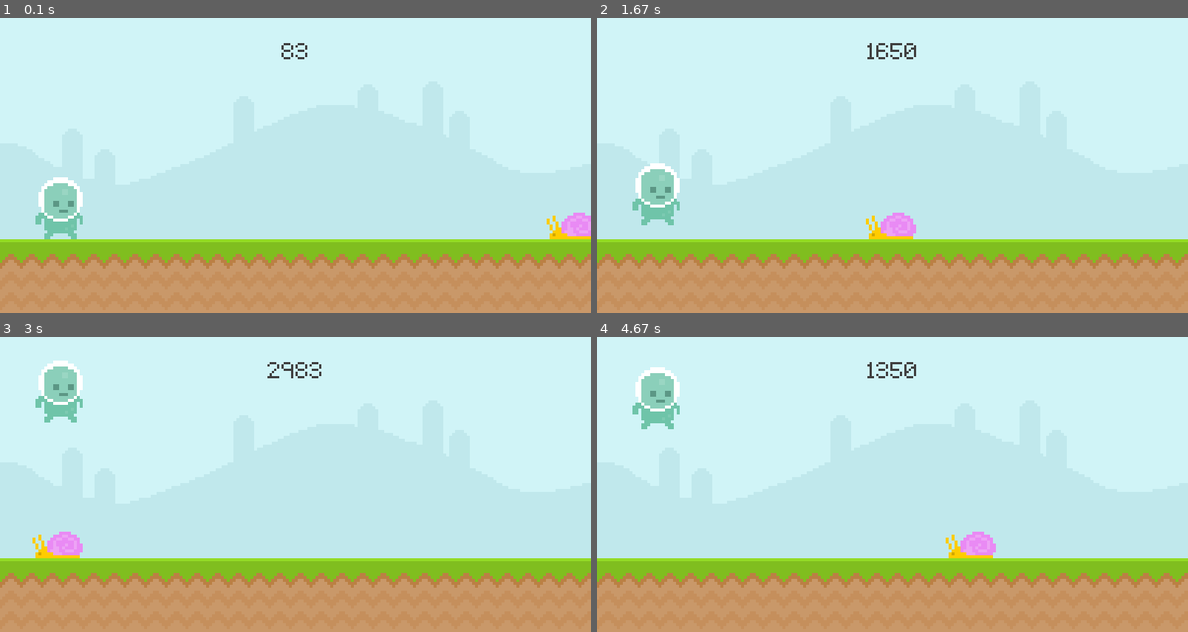
Above: before the commit, frames 1-4 (two rows, left to right).
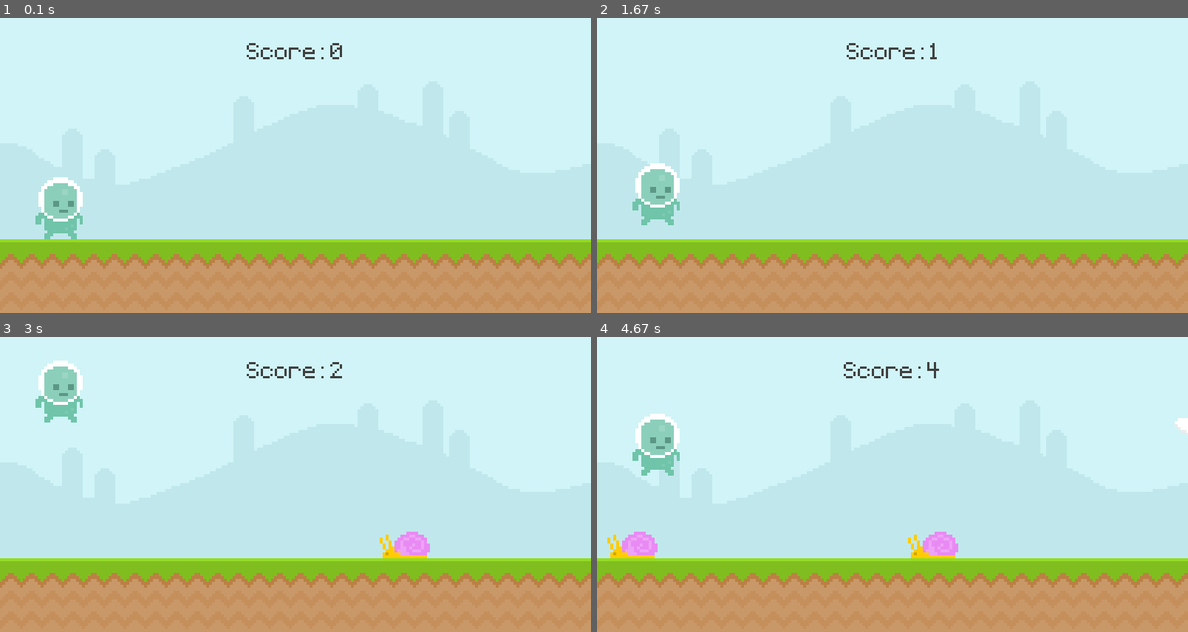
Above: after the commit, the same moments.

Repository: PierreTanZY/Pygame-testing
Game: pygame game, started from test1.py
Same seed, same stepped clock (60 frames per second), same inputs: the game is played once before the commit and once after it.
Inputs (mouse positions are in pixels of both pictures, inside the frame that each line leads up to):
- Up to frame 1 (0.1 s): no input
- Up to frame 2 (1.67 s): tap Space at 0.33, 0.73, 1.03, 1.57 s
- Up to frame 3 (3 s): tap Space at 1.87 s; click (59, 525) at 2.62 s
- Up to frame 4 (4.67 s): tap Space at 3.3, 3.6, 4.13, 4.43 s

The runs differ from the first frame. In frame 1, 0.8% of the frame differs, in the area x 41-100%, y 8-75%; in frame 2, 0.9%; in frame 3, 1.4%; in frame 4, 4.3%, in the area x 1-100%, y 8-75%.

Commit message:
updated test1.py

Diff:
--- a/test1.py
+++ b/test1.py
@@ -1,12 +1,42 @@
 # following youtube tutorial, 'https://www.youtube.com/watch?v=AY9MnQ4x3zk'
 from sys import exit
 import pygame
+from random import randint
 
+# function to calculate/show score
 def display_score():
-    current_time = pygame.time.get_ticks() - start_time
-    score_surface = score_font.render(str(current_time), False, (64, 64, 64)).convert()
+    current_time = int((pygame.time.get_ticks() - start_time) / 1000)
+    score_surface = pixel_font.render(f'Score: {current_time}', False, (64, 64, 64)).convert()
     score_rect = score_surface.get_rect(center = (400, 50))
     screen.blit(score_surface, score_rect)
+    return current_time
+
+# function to move obstacles
+def obstacle_movement(obstacle_rect_list):
+    if obstacle_rect_list:
+        for obstacle_rect in obstacle_rect_list:
+            if obstacle_rect.x < -100:
+                obstacle_rect_list.remove(obstacle_rect)
+            else:
+                obstacle_rect.x -= 5
+
+            if obstacle_rect.bottom == 300:
+                screen.blit(snail_surface, obstacle_rect)
+            elif obstacle_rect.bottom == 150:
+                screen.blit(fly_surface, obstacle_rect)
+        return obstacle_rect_list
+    else:
+        return[]
+
+def collisions(player, obstacles):
+    if obstacles:
+        for obstacles_rect in obstacles:
+            if player.colliderect(obstacles_rect):
+                return False
+        return True
+    else:
+        return True
+
 
 pygame.init()
 screen = pygame.display.set_mode((800, 400))
@@ -18,19 +48,34 @@
 player_isOnGround = False
 game_active = True
 start_time = 0
+highScore = 0
+currentScore = 0
+obstacle_rect_list = []
 
 # initialise font
-score_font = pygame.font.Font(('font/Pixeltype.ttf'), 50)
+pixel_font = pygame.font.Font(('font/Pixeltype.ttf'), 50)
 
 # initialise surfaces
 sky_surface = pygame.image.load('graphics/Sky.png').convert()
 ground_surface = pygame.image.load('graphics/ground.png').convert()
 snail_surface = pygame.image.load('graphics/snail/snail1.png').convert_alpha()
+fly_surface = pygame.image.load('graphics/fly/fly1.png').convert_alpha()
 player_surface = pygame.image.load('graphics/player/player_walk_1.png').convert_alpha()
+playerStand_surface = pygame.image.load('graphics/player/player_stand.png').convert_alpha()
+playerStand_surface = pygame.transform.scale_by(playerStand_surface, 2)
+gameName_surface = pixel_font.render('Pixel Runner', False, (111, 196, 169)).convert()
+gameName_surface = pygame.transform.scale_by(gameName_surface, 2)
+gameMessage_surface = pixel_font.render('Press [spacebar] to run', False, (111, 196, 169))
 
 # initialise rectangles
-snail_rect = snail_surface.get_rect(midbottom = (800, 300))
 player_rect = player_surface.get_rect(midbottom = (80, 300))
+playerStand_rect = playerStand_surface.get_rect(center = (400,200))
+gameName_rect = gameName_surface.get_rect(center = (400, 80))
+gameMessage_rect = gameMessage_surface.get_rect(center = (400, 350))
+
+# Timer
+obstacleSpawn_timer = pygame.USEREVENT + 1
+pygame.time.set_timer(obstacleSpawn_timer, 1400)
 
 while True:
     # calls all events in the game and runs through it one by one
@@ -54,12 +99,18 @@
                     if player_isOnGround:
                         player_gravity = -20
 
+            # spawn, move and delete obstacles
+            if event.type == obstacleSpawn_timer:
+                if randint(0,2):
+                    obstacle_rect_list.append(snail_surface.get_rect(midbottom = (randint(900,1100), 300)))
+                else:
+                    obstacle_rect_list.append(fly_surface.get_rect(midbottom = (randint(900,1100), 150)))
+
         # player is dead
         else:
             # restart game
             if event.type == pygame.KEYDOWN:
                 if event.key == pygame.K_SPACE:
-                    snail_rect.x = 800
                     game_active = True
                     start_time = pygame.time.get_ticks()
 
@@ -68,14 +119,9 @@
         # display surfaces
         screen.blit(sky_surface, (0,0))
         screen.blit(ground_surface, (0,300))
-        display_score()
-
-        # snail movement
-        if (snail_rect.x < -100):
-            snail_rect.x = 800
-        else:
-            snail_rect.left -= 4
-        screen.blit(snail_surface, snail_rect)
+        currentScore = display_score()
+        if currentScore > highScore:
+            highScore = currentScore
 
         # player
         player_gravity += 1
@@ -86,13 +132,33 @@
             player_isOnGround = True
         screen.blit(player_surface, player_rect)
 
+        # obstacle movement
+        obstacle_rect_list = obstacle_movement(obstacle_rect_list)
+
         # collision
-        if snail_rect.colliderect(player_rect):
-            game_active = False
+        game_active = collisions(player_rect, obstacle_rect_list)
 
     # player is dead
     else:
-        screen.fill('Black')
+        # reset obstacles and player
+        obstacle_rect_list.clear()
+        player_rect.midbottom = (80, 300)
+        player_gravity = 0
+
+        # display game over screen
+        screen.fill((94, 129, 162))
+        screen.blit(playerStand_surface, playerStand_rect)
+        screen.blit(gameName_surface, gameName_rect)
+        screen.blit(gameMessage_surface, gameMessage_rect)
+
+        # display score and highscore
+        currentScore_surface = pixel_font.render(f'Your score: {currentScore}', False, (111,196,169))
+        currentScore_rect = currentScore_surface.get_rect(center = (150, 200))
+        screen.blit(currentScore_surface, currentScore_rect)
+        highScore_surface = pixel_font.render(f'High score: {highScore}', False, (111, 196, 169))
+        highScore_rect = highScore_surface.get_rect(center = (650, 200))
+        screen.blit(highScore_surface, highScore_rect)
+
 
 
     # update frames
